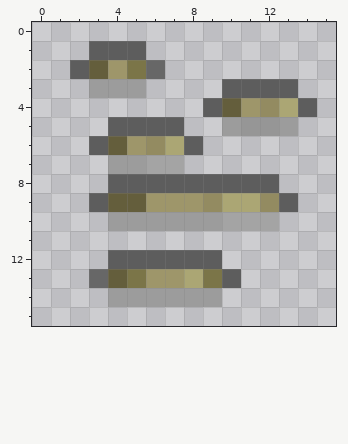
Two states of a pixel-art sprite, default_mineral_mese.png. Above: the version before the commit.
The file is 16x16 pixels. Colours within 5 levels of each other are drawn and written as one.
Once edited:
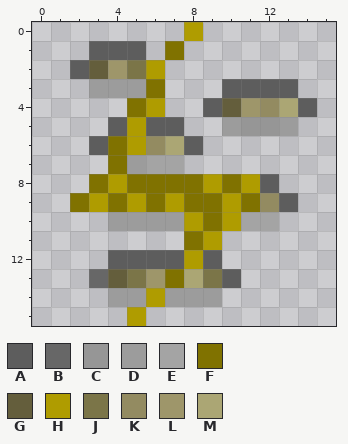
Palette (. is transparent): A #5d5d5d  B #676767  C #969696  D #9c9c9c  E #a4a4a4  F #807200  G #645e3c  H #af9c00  J #7b7548  K #938b61  L #9e966a  M #aba674
Edits made:
y 0: x 8 . -> H
y 1: x 7 . -> F
y 2: x 6 B -> H
y 3: x 6 . -> F
y 4: x 5..6 .. -> FH
y 5: x 5 A -> H
y 6: x 4..5 GL -> FH
y 7: x 4 D -> F
y 8: x 3..11 .AAAAAAAA -> FHFFFFHFH
y 9: x 2..11 .AGGLLLKMM -> FHFHFHFFHF
y 10: x 8..10 DDE -> HFH
y 11: x 8..9 .. -> FH
y 12: x 8 A -> H
y 13: x 7 L -> F
y 14: x 6 D -> H
y 15: x 5 . -> H
Changed places in both pictures, as pixel boxes (x1, y1, x2, y2):
changed: (70, 22, 260, 326)
